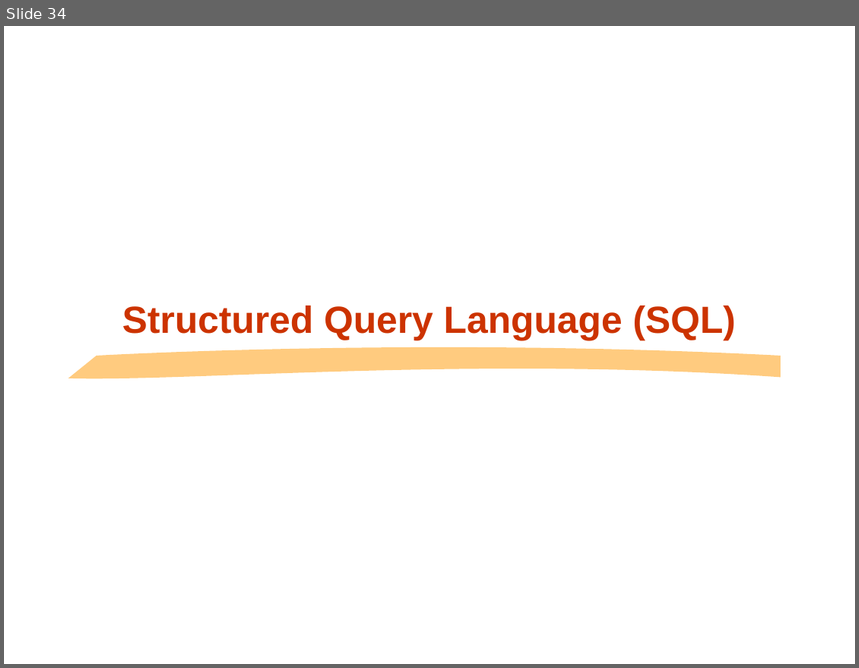
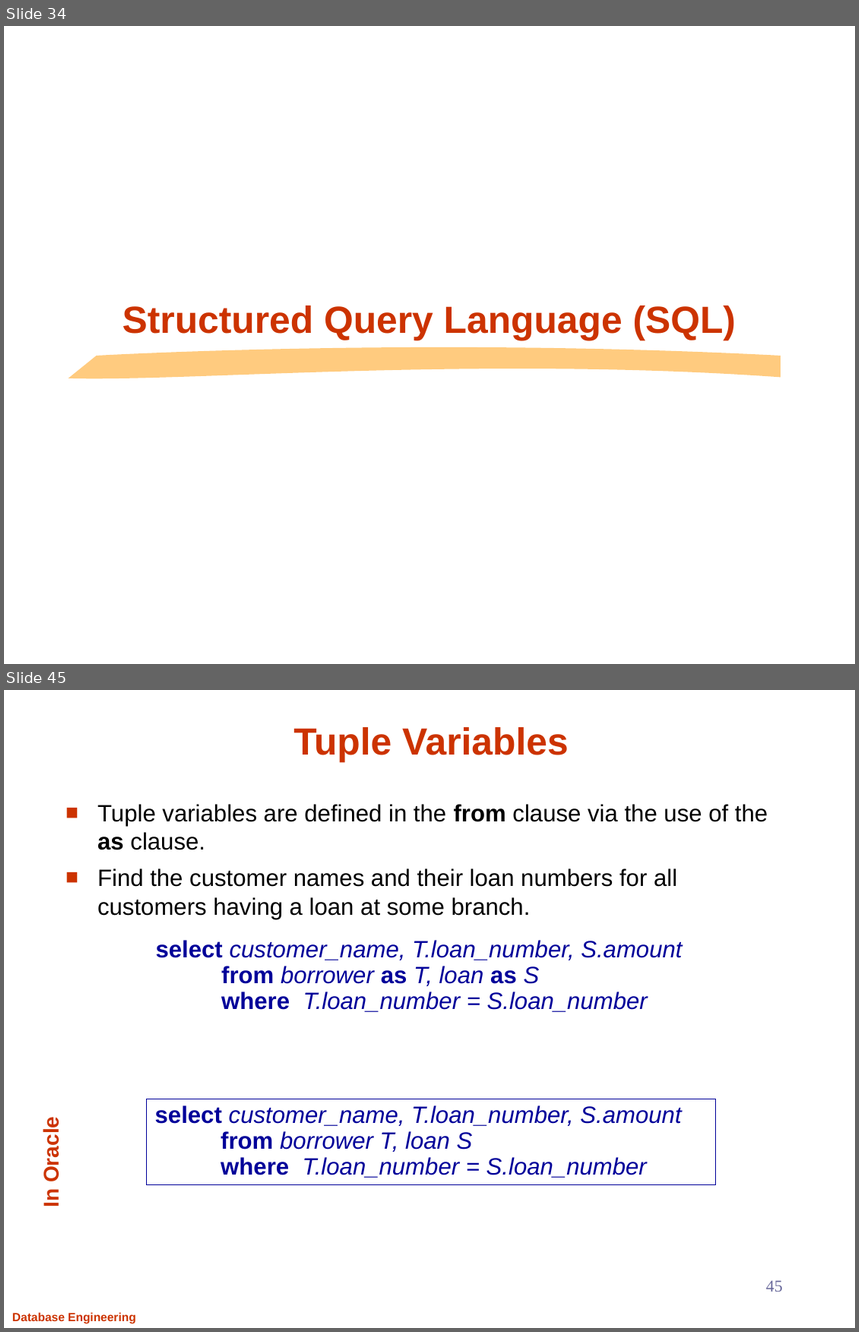
Before and after one commit to Aashishsharma/Learnings, a slide deck: RDBMS/DB.pptx. Shown one above the other, each under a label of ours: slide 34 before the commit, slides 34 and 45 after it; the slides between them are not shown. The pictures are 859x668 and 859x1332 pixels, drawn with LibreOffice and Linux fonts; fonts in the diff are those of the drawing; background and template pictures are left out. Boxes give left, top, right and bottom in pixels: in the first picture for what was removed or moved away, otherwise in the second. Text is boxed around its words. In the diff, an @@ line names an element or a change of style, - is before the commit and + after.

```diff
--- a/RDBMS/DB.pptx
+++ b/RDBMS/DB.pptx
@@ slide 45 added at (x1=4, y1=690, x2=855, y2=1328), background #FFFFFF @@
@@ title added at (x1=294, y1=727, x2=569, y2=763), 32 pt, text #CC3300, bold @@
+Tuple Variables
@@ text added at (x1=97, y1=804, x2=768, y2=920), 20 pt, text #000000 @@
+■ Tuple variables are defined in the from clause via the use of the as clause.
+■ Find the customer names and their loan numbers for all customers having a loan at some branch.
@@ text added at (x1=156, y1=940, x2=682, y2=1012), 20 pt, text #000099, italic @@
+select customer_name, T.loan_number, S.amount
+from borrower as T, loan as S
+where T.loan_number = S.loan_number
@@ rectangle added at (x1=147, y1=1100, x2=716, y2=1186), outline #000099 0.75 pt, 20 pt, text #000099, italic @@
+select customer_name, T.loan_number, S.amount
+from borrower T, loan S
+where T.loan_number = S.loan_number
@@ text added at (x1=40, y1=1123, x2=63, y2=1206), 18 pt, text #CC3300, bold @@
+In Oracle
@@ page number added at (x1=766, y1=1281, x2=783, y2=1292), 14 pt, text #666699 @@
+45
@@ text added at (x1=12, y1=1312, x2=136, y2=1324), 10 pt, text #CC3300, bold @@
+Database Engineering
```
Also in this commit, not shown: 66 other slides added, 1 other file.
